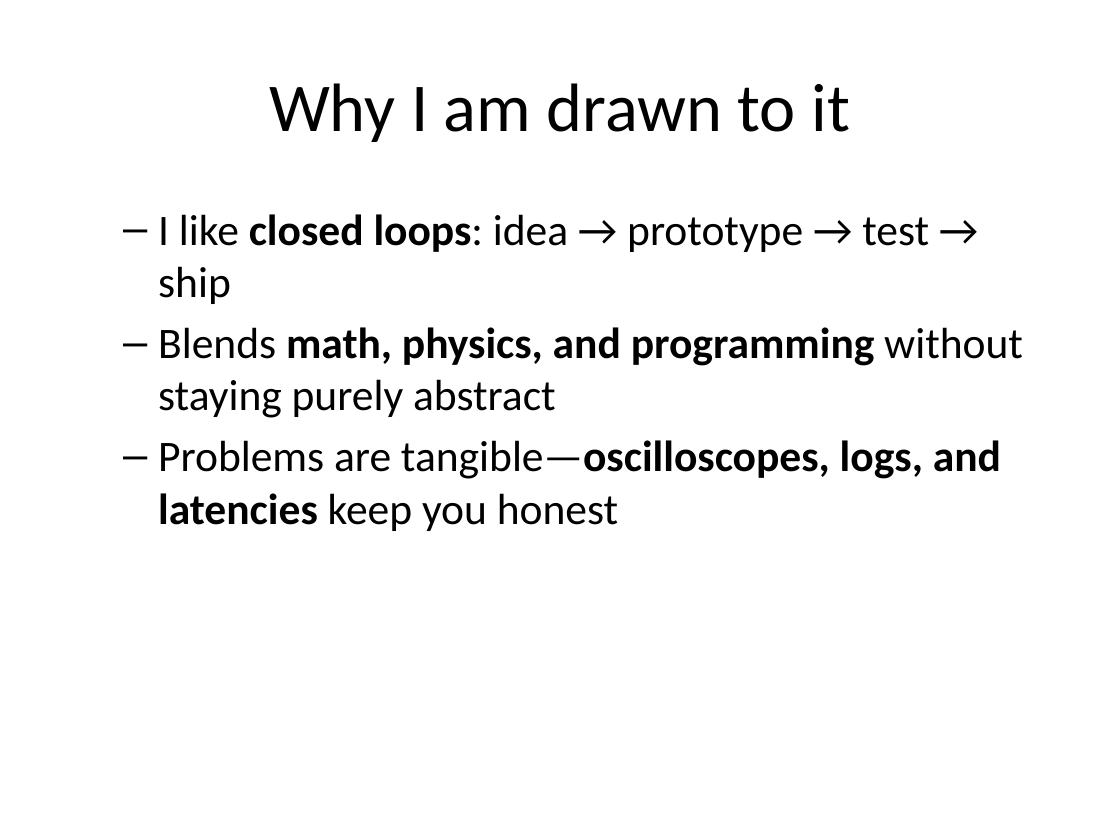
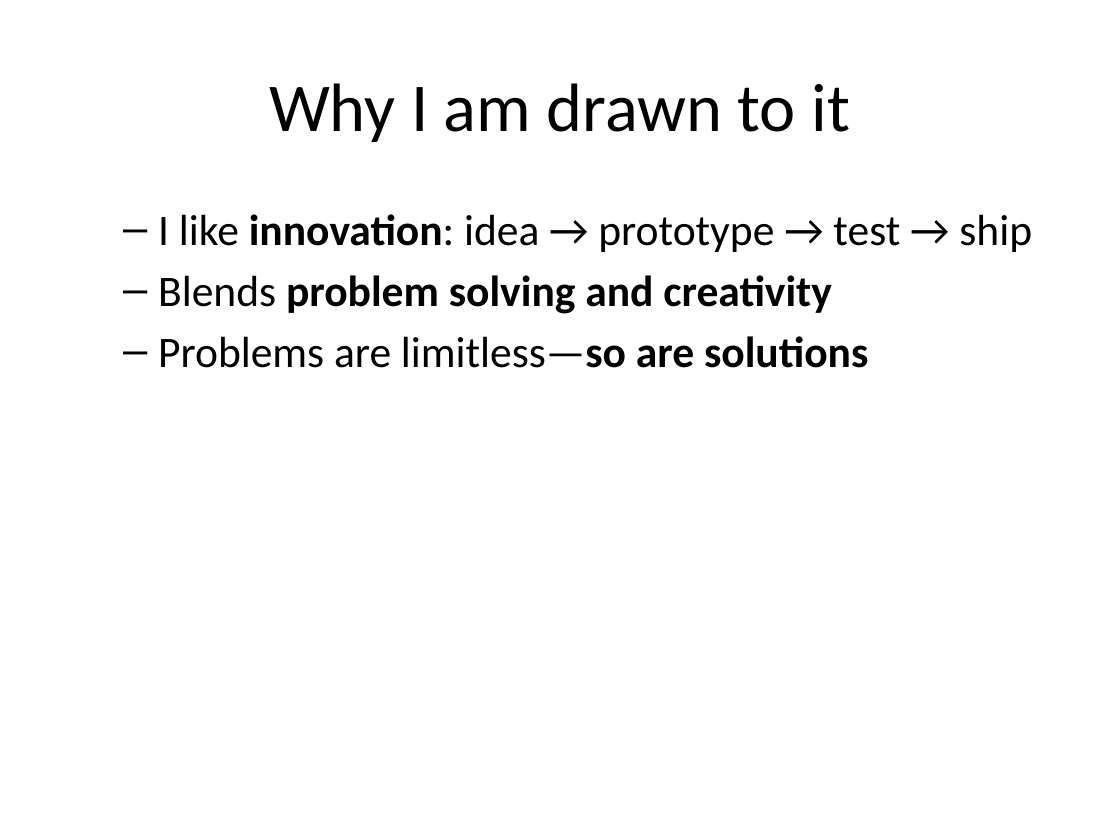
Before and after one commit to jyates301/-jyates301-.github.io, a slide deck: slide 3 of career-slides.pptx. Drawn at 1120x840 pixels with LibreOffice and Linux fonts; fonts in the diff are those of the drawing. Boxes give left, top, right and bottom in pixels: in the first picture for what was removed or moved away, otherwise in the second. Text is boxed around its words. In the diff, an @@ line names an element or a change of style, - is before the commit and + after.

```diff
--- a/career-slides.pptx
+++ b/career-slides.pptx
@@ text at [158, 214, 1032, 368]: text changed @@
-  – I like closed loops: idea → prototype → test → ship
-  – Blends math, physics, and programming without staying purely abstract
-  – Problems are tangible—oscilloscopes, logs, and latencies keep you honest
+  – I like innovation: idea → prototype → test → ship
+  – Blends problem solving and creativity
+  – Problems are limitless—so are solutions
```
Also in this commit, not shown: 3 other slides changed.
